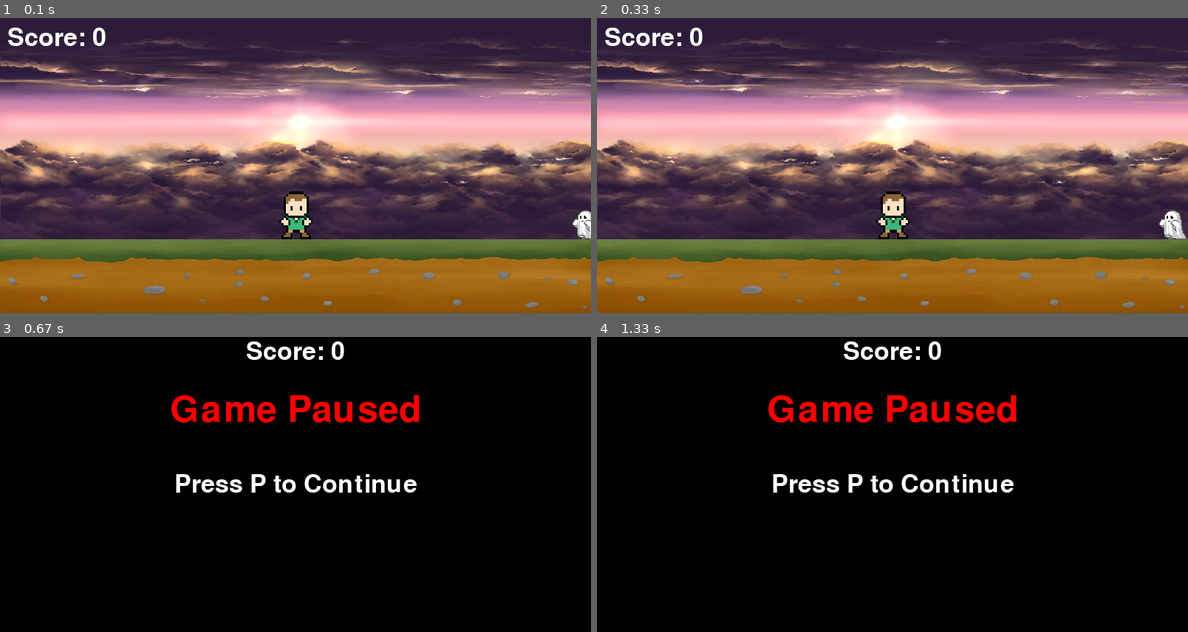
Above: before the commit, frames 1-4 (two rows, left to right).
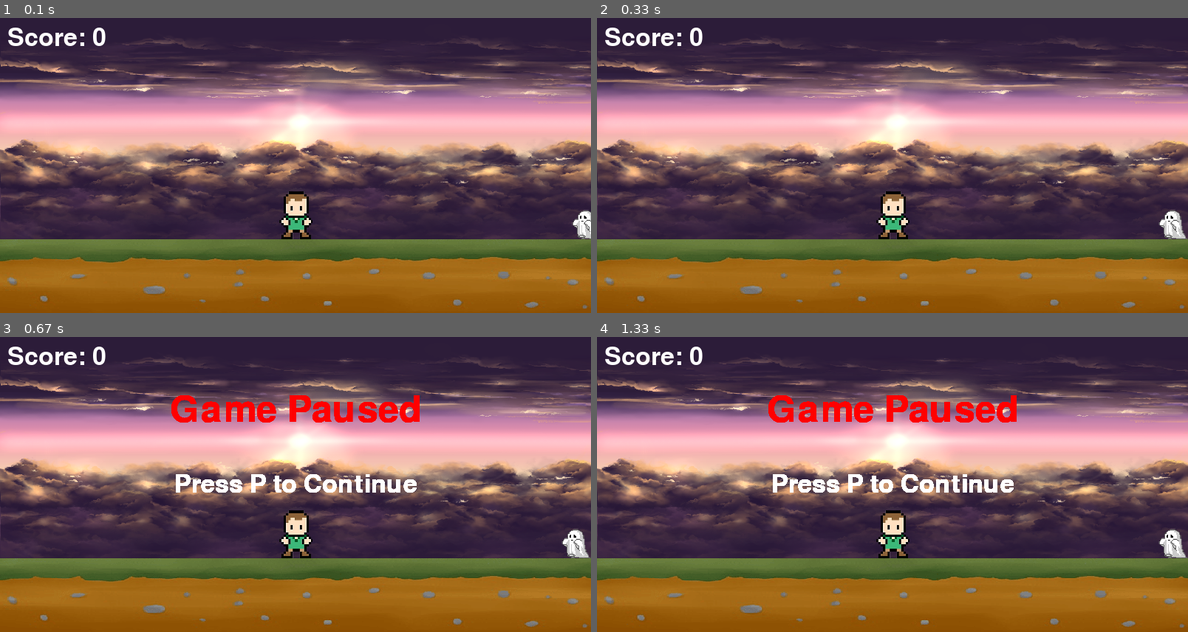
Above: after the commit, the same moments.

Repository: bao333dz/first_game
Game: pygame game, started from pygame/visual.py
Same seed, same stepped clock (60 frames per second), same inputs: the game is played once before the commit and once after it.
Inputs (mouse positions are in pixels of both pictures, inside the frame that each line leads up to):
- Up to frame 1 (0.1 s): no input
- Up to frame 2 (0.33 s): no input
- Up to frame 3 (0.67 s): hold P from 0.33 s (still down); hold Up from 0.33 s (still down); move the mouse to (271, 496) at 0.37 s
- Up to frame 4 (1.33 s): release P at 0.8 s; release Up at 0.8 s

Frames 1-2 are identical in both runs. In frame 3, 98% of the frame differs, in the area x 0-100%, y 0-100%; in frame 4, 98%.

Commit message:
Remove background fill and score display from pause screen

Diff:
--- a/pygame/visual.py
+++ b/pygame/visual.py
@@ -60,7 +60,6 @@
                 pause = not pause
 
     if pause:
-        screen.fill("Black")
         # Draw pause screen
         game_over_text = game_over_font.render("Game Paused", True, "Red")
         game_over_rect = game_over_text.get_rect(center=(400, 100))
@@ -69,10 +68,6 @@
         restart_text = restart_font.render("Press P to Continue", True, "White")
         restart_rect = restart_text.get_rect(center=(400, 200))
         screen.blit(restart_text, restart_rect)
-
-        score_text = score_font.render(f"Score: {score}", True, "White")
-        score_rect = score_text.get_rect(center=(400, 20))
-        screen.blit(score_text, score_rect)
 
     elif game_active:
         keys = pygame.key.get_pressed()
